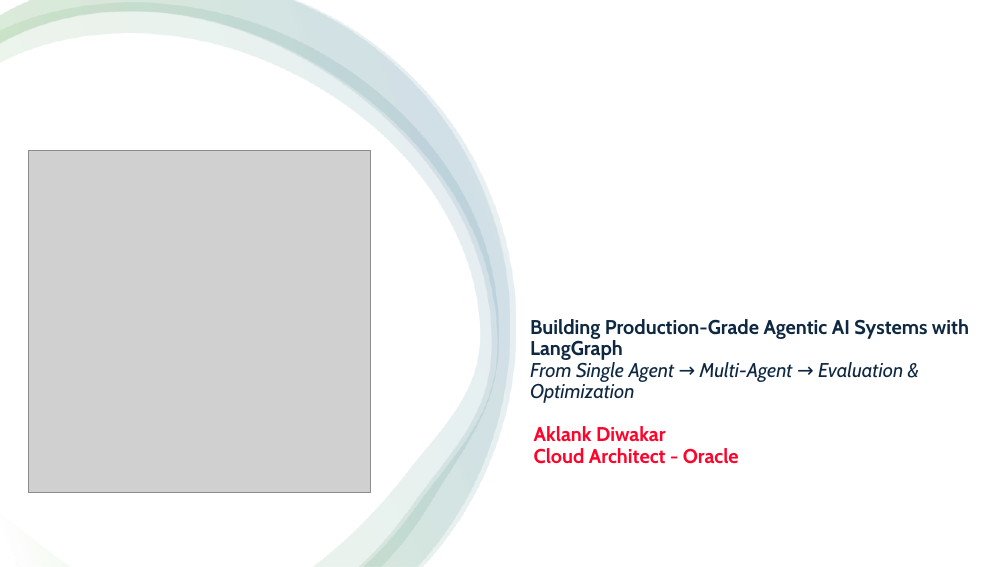
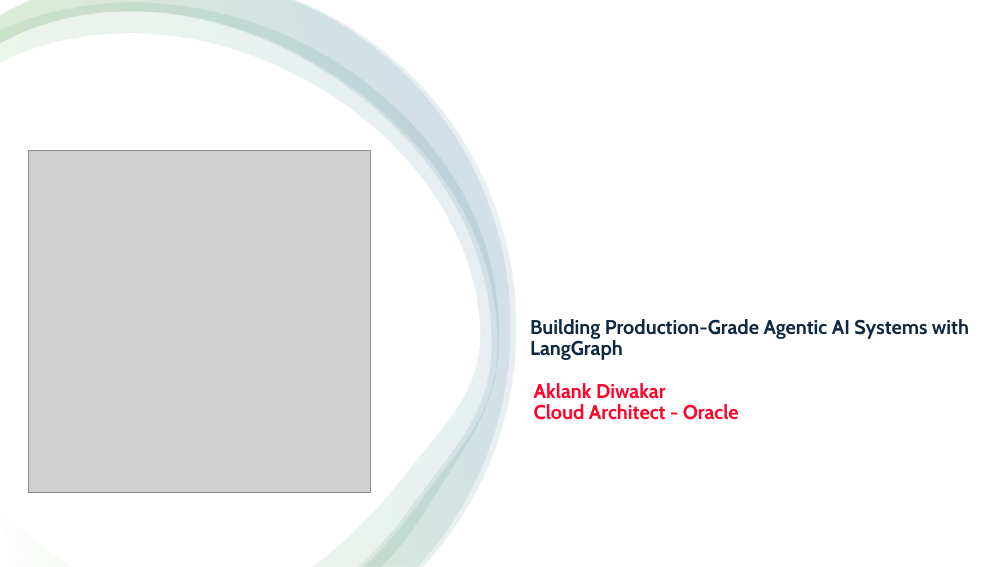
Before and after one commit to aklankdiwakar/BootcampLangGraph, a slide deck: slide 1 of PresentationBootCamp.pptx. Drawn at 1008x567 pixels with LibreOffice and Linux fonts; fonts in the diff are those of the drawing; grey boxes stand for pictures. Boxes give left, top, right and bottom in pixels: in the first picture for what was removed or moved away, otherwise in the second. Text is boxed around its words. In the diff, an @@ line names an element or a change of style, - is before the commit and + after.

Commit message:
Updating presentation

```diff
--- a/PresentationBootCamp.pptx
+++ b/PresentationBootCamp.pptx
@@ text at box(530, 319, 969, 360): text changed @@
-Building Production-Grade Agentic AI Systems with LangGraph
-From Single Agent → Multi-Agent → Evaluation & Optimization
+Building Production-Grade Agentic AI Systems with LangGraph
@@ title "Aklank Diwakar Cloud Architect - ...": place and size @@
-title "Aklank Diwakar Cloud Architect - ..." at box(534, 426, 739, 464)
+title "Aklank Diwakar Cloud Architect - ..." at box(534, 383, 739, 420)
```
